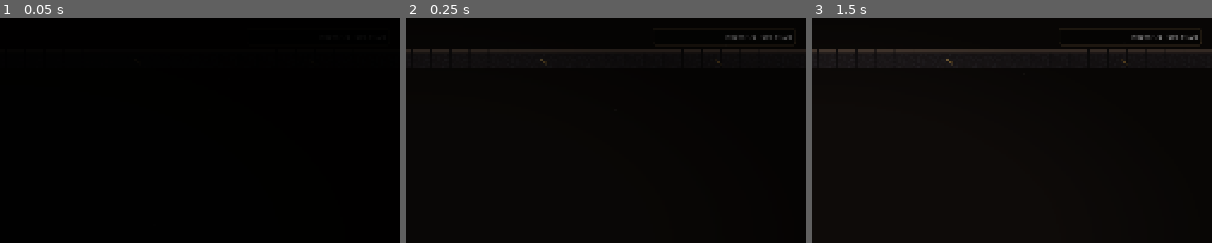
Above: before the commit, frames 1-3 (left to right).
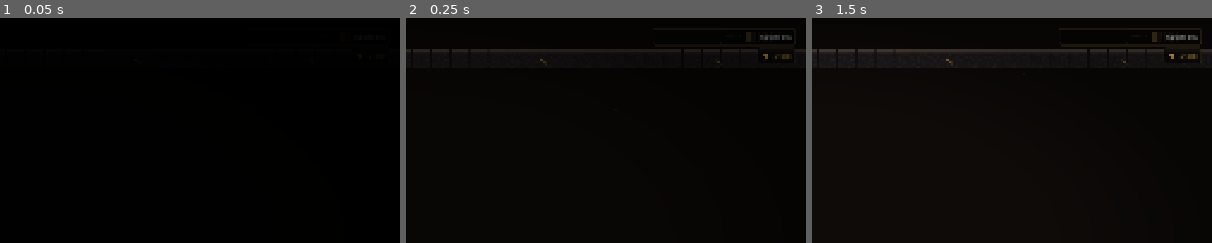
Above: after the commit, the same moments.

Repository: dlepi24/dungeon-delve
Game: Godot game, scene res://src/rooms/delve_run.tscn
Two runs of this game, one before a commit and one after it. Both use one fixed random seed, a clock stepped at 60 frames per second and the inputs below. This scene is started directly instead of the project's main scene.
Inputs (mouse positions are % of the whole screen's width and height, from its top left):
- Up to frame 1 (0.05 s): no input
- Up to frame 2 (0.25 s): no input
- Up to frame 3 (1.5 s): tap Enter (ui_accept) at 0.5 s; move the mouse to (72, 45) at 0.52 s; hold D (move_right) 0.53-1.25 s; click (72, 45) at 0.6 s; tap Space (jump) at 0.77 s; drag from (30, 55) to (29, 81) at 1.27 s
The pictures show only the part of the screen within x 50-100%, y 0-50%; the shares and areas given below are measured in that part.

The runs differ from the first frame. In frame 2, 0.3% of the frame differs, in the area x 79-97%, y 6-19%; in frame 3, 0.5%.

Commit message:
Redesign the run readout: chips and pips instead of a data string
The top-right was 'Room 2/5 ore x1.35 heat 3' crammed into one label —
engineer UI. Now it is a stack of right-hugging chips in the HUD's one
visual system: DEPTH with a filled pip per planned room, the ore
multiplier beside its icon, and MINE HEAT as an ember badge that only
exists while the mine is hot and breathes past heat 4. Buff and bane
rows become edge-lit chips (dark panel, colour-coded strip, thin timer
bar) instead of naked labels over floating rectangles.

Co-Authored-By: Claude Fable 5 <noreply@anthropic.com>

Diff:
--- a/src/ui/hud.gd
+++ b/src/ui/hud.gd
@@ -29,8 +29,12 @@
 @onready var _weapon_name: Label = $WeaponName
 @onready var _buff_rows: VBoxContainer = $BuffRows
 @onready var _debuff_rows: VBoxContainer = $DebuffRows
-@onready var _depth_panel: Panel = $DepthPanel
-@onready var _depth: Label = $DepthPanel/Depth
+@onready var _top_right: VBoxContainer = $TopRight
+@onready var _pips: HBoxContainer = $TopRight/RoomChip/RoomM/RoomRow/Pips
+@onready var _room_value: Label = $TopRight/RoomChip/RoomM/RoomRow/RoomValue
+@onready var _ore_mult: Label = $TopRight/OreChip/OreM/OreRow/OreMult
+@onready var _heat_chip: PanelContainer = $TopRight/HeatChip
+@onready var _heat_value: Label = $TopRight/HeatChip/HeatM/HeatRow/HeatValue
 @onready var _boss_bar: Control = $BossBar
 @onready var _boss_name: Label = $BossBar/BossName
 @onready var _boss_fill: ColorRect = $BossBar/BarFill
@@ -63,15 +67,10 @@
 	var in_run: bool = GameState.run_active
 	_ore_icon.visible = in_run
 	_ore_count.visible = in_run
-	_depth_panel.visible = in_run
+	_top_right.visible = in_run
 	if in_run:
 		_ore_count.text = str(GameState.carried_haul)
-		var line: String = "Room %d/%d   ore x%.2f" % [
-			GameState.depth + 1, maxi(1, GameState.run_plan.size()), GameState.depth_haul_multiplier(),
-		]
-		if GameState.mine_heat > 0:
-			line += "   heat %d" % GameState.mine_heat
-		_depth.text = line
+		_refresh_run_chips()
 
 	_update_boss_bar()
 	# Boon column: timed buffs (shrinking bar) plus accepted shrine boons (full
@@ -109,6 +108,33 @@
 	_boss_fill.size.x = BOSS_FILL_WIDTH * ratio
 
 
+## The run chips: depth as filled pips (one per planned room), the ore
+## multiplier beside its icon, heat as an ember badge that exists only while
+## the mine is hot — and breathes when it is furious.
+func _refresh_run_chips() -> void:
+	var rooms: int = maxi(1, GameState.run_plan.size())
+	while _pips.get_child_count() < rooms:
+		var pip: ColorRect = ColorRect.new()
+		pip.custom_minimum_size = Vector2(9, 9)
+		_pips.add_child(pip)
+	for i: int in _pips.get_child_count():
+		var pip: ColorRect = _pips.get_child(i) as ColorRect
+		pip.visible = i < rooms
+		pip.color = Color(1.0, 0.82, 0.4) if i <= GameState.depth else Color(0.28, 0.24, 0.18)
+	_room_value.text = "%d / %d" % [GameState.depth + 1, rooms]
+	_ore_mult.text = "x%.2f" % GameState.depth_haul_multiplier()
+	var heat: int = GameState.mine_heat
+	_heat_chip.visible = heat > 0
+	if heat > 0:
+		_heat_value.text = str(heat)
+		# Past mid-heat the badge breathes — the mine is genuinely angry.
+		if heat >= 4:
+			var t: float = float(Time.get_ticks_msec()) / 1000.0
+			_heat_chip.modulate.a = 0.8 + 0.2 * sin(t * 5.0)
+		else:
+			_heat_chip.modulate.a = 1.0
+
+
 ## Active square always shows the hand (pickaxe by default); the stowed square
 ## and swap hint only exist once there is genuinely something to trade.
 func _refresh_weapons() -> void:
@@ -154,23 +180,39 @@
 		row.visible = i < active.size()
 		if i < active.size():
 			var colour: Color = active[i]["colour"]
+			var edge: ColorRect = row.get_node("Edge")
 			var label: Label = row.get_node("Label")
 			var bar: ColorRect = row.get_node("Bar")
 			label.text = active[i]["name"]
-			label.add_theme_color_override(&"font_color", colour)
+			edge.color = colour
 			bar.color = colour
-			bar.size.x = 150.0 * float(active[i]["fraction"])
-
-
+			bar.size.x = 146.0 * float(active[i]["fraction"])
+
+
+## An effect row is a small chip: dark panel, a colour-coded edge strip, the
+## name in HUD text, the remaining time as a thin bar along the bottom. Same
+## visual system as everything else on screen — no more naked labels.
 func _make_row() -> Control:
 	var row: Control = Control.new()
-	row.custom_minimum_size = Vector2(160, 28)
+	row.custom_minimum_size = Vector2(172, 30)
+	var back: ColorRect = ColorRect.new()
+	back.name = "Back"
+	back.color = Color(0.03, 0.025, 0.02, 0.72)
+	back.size = Vector2(172, 28)
+	row.add_child(back)
+	var edge: ColorRect = ColorRect.new()
+	edge.name = "Edge"
+	edge.size = Vector2(4, 28)
+	row.add_child(edge)
 	var label: Label = Label.new()
 	label.name = "Label"
+	label.position = Vector2(12, 2)
+	label.add_theme_font_size_override(&"font_size", 14)
+	label.add_theme_color_override(&"font_color", Color(0.88, 0.83, 0.72))
 	row.add_child(label)
 	var bar: ColorRect = ColorRect.new()
 	bar.name = "Bar"
-	bar.position = Vector2(0, 20)
-	bar.size = Vector2(150, 4)
+	bar.position = Vector2(12, 22)
+	bar.size = Vector2(146, 3)
 	row.add_child(bar)
 	return row
--- a/src/ui/hud.tscn
+++ b/src/ui/hud.tscn
@@ -29,6 +29,18 @@
 corner_radius_bottom_right = 4
 corner_radius_bottom_left = 4
 
+[sub_resource type="StyleBoxFlat" id="StyleBoxFlat_heat"]
+bg_color = Color(0.12, 0.035, 0.02, 0.85)
+border_width_left = 2
+border_width_top = 2
+border_width_right = 2
+border_width_bottom = 2
+border_color = Color(0.85, 0.4, 0.2, 1)
+corner_radius_top_left = 6
+corner_radius_top_right = 6
+corner_radius_bottom_right = 6
+corner_radius_bottom_left = 6
+
 [sub_resource type="StyleBoxFlat" id="StyleBoxFlat_second"]
 bg_color = Color(0.06, 0.055, 0.045, 0.9)
 border_width_left = 2
@@ -167,6 +179,111 @@
 offset_right = 220.0
 offset_bottom = 620.0
 theme_override_constants/separation = 8
+
+; Top-right: the run readout as designed CHIPS, not a data string. Room
+; progress is pips, the ore multiplier is an icon chip, heat is an ember badge
+; that only exists while the mine is hot. Right-hugging, edge-anchored.
+[node name="TopRight" type="VBoxContainer" parent="."]
+anchor_left = 1.0
+anchor_right = 1.0
+offset_left = -340.0
+offset_top = 24.0
+offset_right = -24.0
+offset_bottom = 220.0
+grow_horizontal = 0
+theme_override_constants/separation = 8
+alignment = 0
+
+[node name="RoomChip" type="PanelContainer" parent="TopRight"]
+layout_mode = 2
+size_flags_horizontal = 8
+theme_override_styles/panel = SubResource("StyleBoxFlat_back")
+
+[node name="RoomM" type="MarginContainer" parent="TopRight/RoomChip"]
+layout_mode = 2
+theme_override_constants/margin_left = 12
+theme_override_constants/margin_top = 7
+theme_override_constants/margin_right = 12
+theme_override_constants/margin_bottom = 7
+
+[node name="RoomRow" type="HBoxContainer" parent="TopRight/RoomChip/RoomM"]
+layout_mode = 2
+theme_override_constants/separation = 10
+
+[node name="DepthLabel" type="Label" parent="TopRight/RoomChip/RoomM/RoomRow"]
+layout_mode = 2
+theme_override_font_sizes/font_size = 12
+theme_override_colors/font_color = Color(0.6, 0.55, 0.45, 1)
+text = "DEPTH"
+
+[node name="Pips" type="HBoxContainer" parent="TopRight/RoomChip/RoomM/RoomRow"]
+layout_mode = 2
+theme_override_constants/separation = 5
+
+[node name="RoomValue" type="Label" parent="TopRight/RoomChip/RoomM/RoomRow"]
+layout_mode = 2
+theme_override_font_sizes/font_size = 15
+theme_override_colors/font_color = Color(0.88, 0.83, 0.72, 1)
+text = "2 / 5"
+
+[node name="OreChip" type="PanelContainer" parent="TopRight"]
+layout_mode = 2
+size_flags_horizontal = 8
+theme_override_styles/panel = SubResource("StyleBoxFlat_back")
+
+[node name="OreM" type="MarginContainer" parent="TopRight/OreChip"]
+layout_mode = 2
+theme_override_constants/margin_left = 12
+theme_override_constants/margin_top = 6
+theme_override_constants/margin_right = 12
+theme_override_constants/margin_bottom = 6
+
+[node name="OreRow" type="HBoxContainer" parent="TopRight/OreChip/OreM"]
+layout_mode = 2
+theme_override_constants/separation = 8
+
+[node name="MultIcon" type="TextureRect" parent="TopRight/OreChip/OreM/OreRow"]
+layout_mode = 2
+custom_minimum_size = Vector2(18, 18)
+texture = ExtResource("4_ore")
+expand_mode = 1
+stretch_mode = 5
+texture_filter = 1
+
+[node name="OreMult" type="Label" parent="TopRight/OreChip/OreM/OreRow"]
+layout_mode = 2
+theme_override_font_sizes/font_size = 15
+theme_override_colors/font_color = Color(1.0, 0.85, 0.35, 1)
+text = "x1.00"
+
+[node name="HeatChip" type="PanelContainer" parent="TopRight"]
+visible = false
+layout_mode = 2
+size_flags_horizontal = 8
+theme_override_styles/panel = SubResource("StyleBoxFlat_heat")
+
+[node name="HeatM" type="MarginContainer" parent="TopRight/HeatChip"]
+layout_mode = 2
+theme_override_constants/margin_left = 12
+theme_override_constants/margin_top = 6
+theme_override_constants/margin_right = 12
+theme_override_constants/margin_bottom = 6
+
+[node name="HeatRow" type="HBoxContainer" parent="TopRight/HeatChip/HeatM"]
+layout_mode = 2
+theme_override_constants/separation = 8
+
+[node name="HeatLabel" type="Label" parent="TopRight/HeatChip/HeatM/HeatRow"]
+layout_mode = 2
+theme_override_font_sizes/font_size = 12
+theme_override_colors/font_color = Color(0.95, 0.55, 0.35, 1)
+text = "MINE HEAT"
+
+[node name="HeatValue" type="Label" parent="TopRight/HeatChip/HeatM/HeatRow"]
+layout_mode = 2
+theme_override_font_sizes/font_size = 15
+theme_override_colors/font_color = Color(1.0, 0.7, 0.4, 1)
+text = "3"
 
 ; The boss bar: bottom-centre, Souls-style, raised by Events.boss_engaged.
 ; Wide and named so a miniboss reads as an EVENT, not another purple brute.
@@ -206,6 +323,44 @@
 offset_bottom = 57.0
 color = Color(0.75, 0.14, 0.16, 1)
 
+; The boss bar: bottom-centre, Souls-style, raised by Events.boss_engaged.
+; Wide and named so a miniboss reads as an EVENT, not another purple brute.
+[node name="BossBar" type="Control" parent="."]
+visible = false
+anchor_left = 0.5
+anchor_top = 1.0
+anchor_right = 0.5
+anchor_bottom = 1.0
+offset_left = -400.0
+offset_top = -150.0
+offset_right = 400.0
+offset_bottom = -70.0
+grow_horizontal = 2
+grow_vertical = 0
+
+[node name="BossName" type="Label" parent="BossBar"]
+offset_right = 800.0
+offset_bottom = 30.0
+theme_override_font_sizes/font_size = 22
+theme_override_colors/font_color = Color(0.92, 0.84, 0.7, 1)
+theme_override_colors/font_outline_color = Color(0, 0, 0, 0.9)
+theme_override_constants/outline_size = 6
+text = "VAROK, THE OVERSEER"
+horizontal_alignment = 1
+
+[node name="BarBack" type="ColorRect" parent="BossBar"]
+offset_top = 38.0
+offset_right = 800.0
+offset_bottom = 60.0
+color = Color(0, 0, 0, 0.72)
+
+[node name="BarFill" type="ColorRect" parent="BossBar"]
+offset_left = 3.0
+offset_top = 41.0
+offset_right = 797.0
+offset_bottom = 57.0
+color = Color(0.75, 0.14, 0.16, 1)
+
 ; Pinned to the top-RIGHT edge, not to x=1552 — on an ultrawide the screen is
 ; wider than the 1920 design space (stretch aspect "expand").
 [node name="DepthPanel" type="Panel" parent="."]
Not shown: 1 places in src/ui/hud.tscn that only renumber resources
